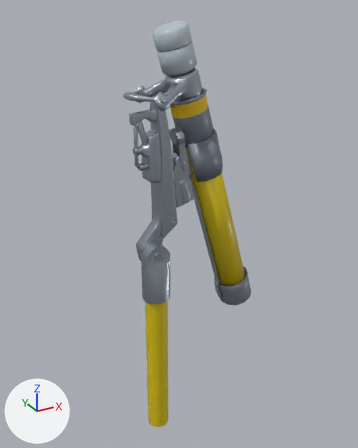
A saved change to the glTF model feedback/lbt.glb.
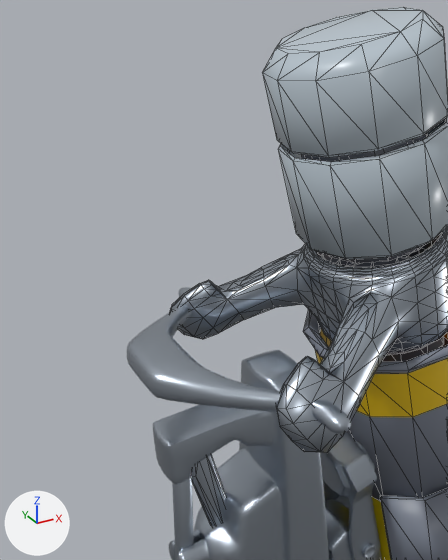
Old and new are each drawn whole from a 50 mm lens placed at (-0.461, -1.056, 0.761), pointed at (0.136, 0.03, 0.219) and again close up from a 50 mm lens placed at (-0.103, -0.242, 0.732), pointed at (0.032, 0.003, 0.609). The axes (+X, +Y, +Z) are drawn at lower left. The lights are the same throughout. The first two pictures are the older version. The close-ups show mesh edges as thin lines. Where no turn or scale is listed for an object, it has been applied to the vertices.
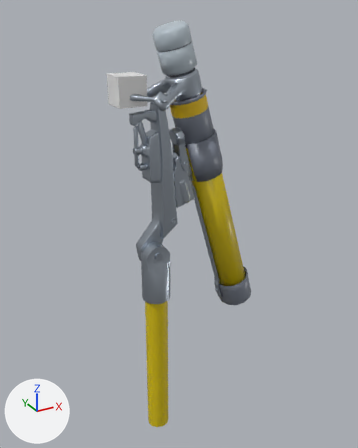
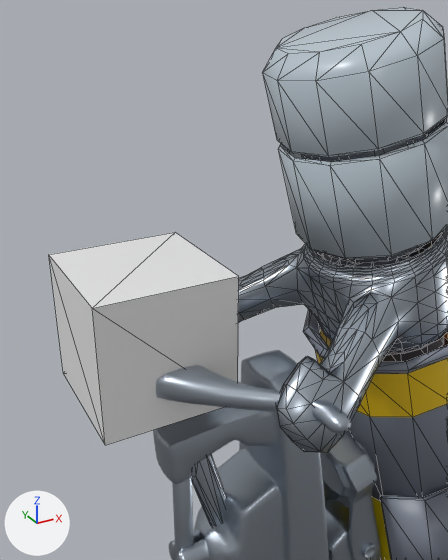
The newer file is also turned or shifted as a whole; pictures and numbers use the older file's frame.

Changed parts and their boxes (x1, y1, x2, y2) in the close-ups (448 x 560 px):
'TRG_lbt_position', added: after (49, 232, 239, 445)

The change, as a diff of the scene's bpy script:
```diff
--- a/feedback/lbt.glb.py
+++ b/feedback/lbt.glb.py
@@ me_cube_001 @@
+me_cube_001.from_pydata(...)  # a box spanning x -0.0339..0.0339, y -0.0339..0.0339, z -0.0339..0.0339
@@ ob_trg_lbt_position @@
+ob_trg_lbt_position = bpy.data.objects.new('TRG_lbt_position', me_cube_001)
+ob_trg_lbt_position.location = (-0.0075, 0.0132, 0.5872)
```
